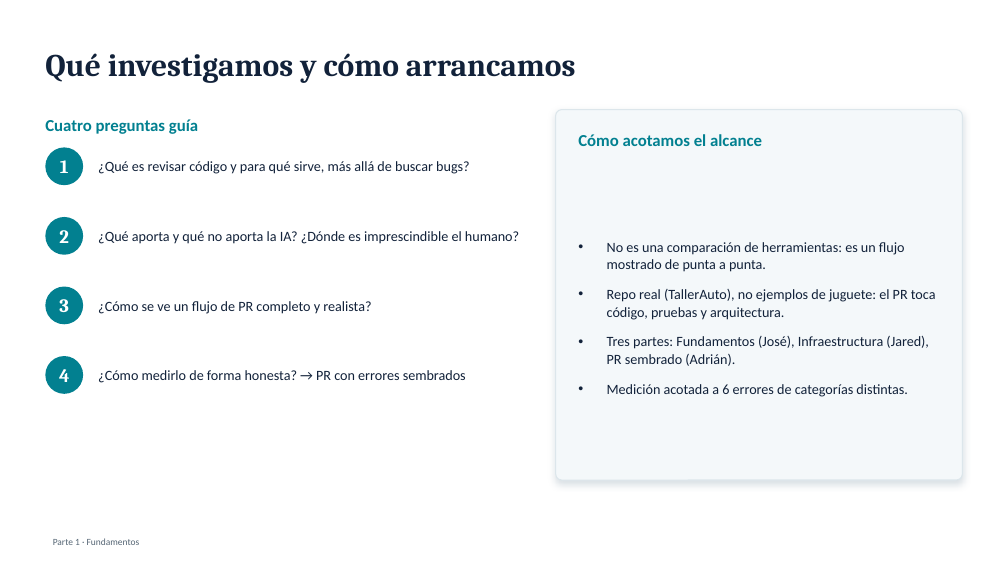
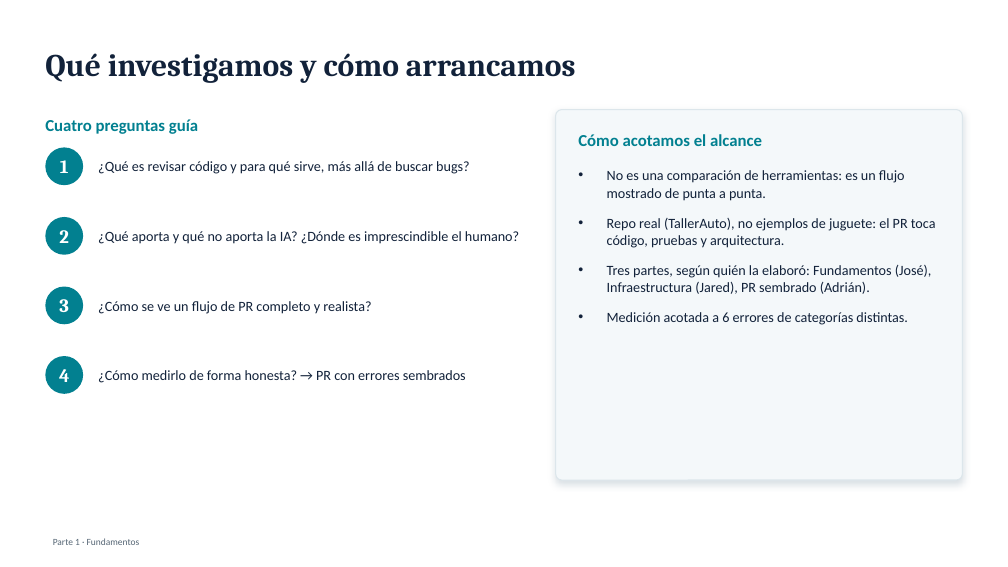
Before and after one commit to jaredCR10/code-reviews-y-pull-requests-con-ia-demo, a slide deck: slide 2 of investigacion/code-reviews-y-pull-requests-con-ia/presentacion/parte1-fundamentos.pptx. Drawn at 1008x567 pixels with LibreOffice and Linux fonts; fonts in the diff are those of the drawing. Boxes give left, top, right and bottom in pixels: in the first picture for what was removed or moved away, otherwise in the second. Text is boxed around its words. In the diff, an @@ line names an element or a change of style, - is before the commit and + after.

Commit message:
docs(investigacion): atender la revision de Jared en las slides de la Parte 1
Corrige el contenido y el enfoque de la presentacion segun la revision:
- slide 9: deja solo Checkstyle (ESLint pendiente), quita el nombre del
  presentador de la Parte 2 y elimina la pregunta de cierre anticipada;
- slide 2: aclara que la division de partes es por quien la elaboro;
- slide 3: alinea las notas del orador con el subtitulo (24 terminos);
- slides 2 y 5: alinea el texto arriba para quitar el espacio vacio.

```diff
--- a/investigacion/code-reviews-y-pull-requests-con-ia/presentacion/parte1-fundamentos.pptx
+++ b/investigacion/code-reviews-y-pull-requests-con-ia/presentacion/parte1-fundamentos.pptx
@@ text "No es una comparación de ..." at box(607, 170, 936, 325): vertical alignment middle to top @@
@@ text at box(607, 265, 932, 294): text changed @@
-• Tres partes: Fundamentos (José), Infraestructura (Jared), PR sembrado (Adrián).
+• Tres partes, según quién la elaboró: Fundamentos (José), Infraestructura (Jared), PR sembrado (Adrián).
```
Also in this commit, not shown: 2 other slides changed.
